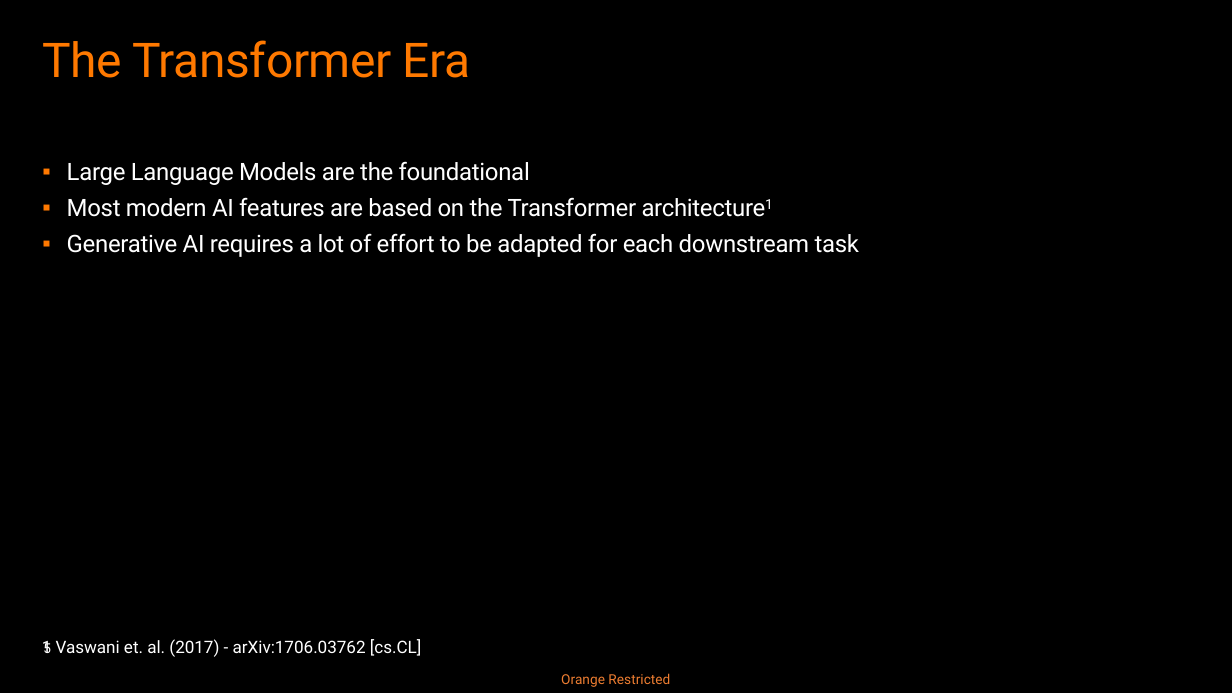
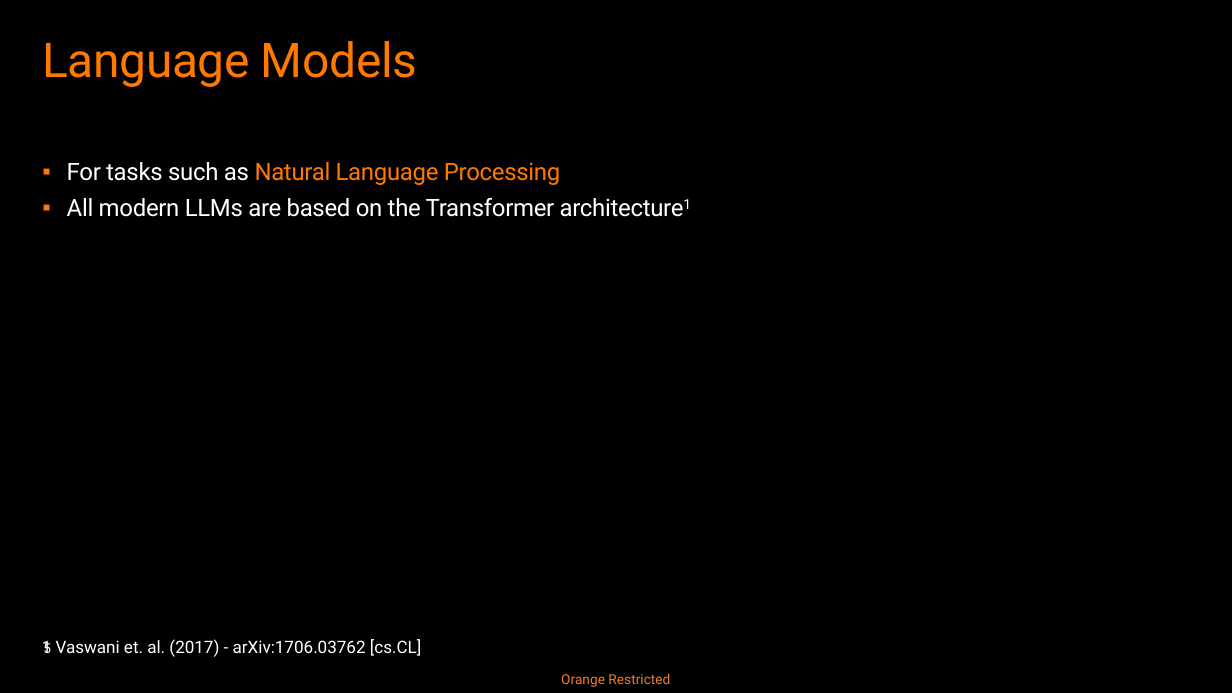
Before and after one commit to basavyr/peft-training, a slide deck: slide 5 of presentation/LORA-RPoenaru.pptx. Drawn at 1232x693 pixels with LibreOffice and Linux fonts; fonts in the diff are those of the drawing. Boxes give left, top, right and bottom in pixels: in the first picture for what was removed or moved away, otherwise in the second. Text is boxed around its words. In the diff, an @@ line names an element or a change of style, - is before the commit and + after.

```diff
--- a/presentation/LORA-RPoenaru.pptx
+++ b/presentation/LORA-RPoenaru.pptx
@@ title at box(42, 41, 417, 87): text changed @@
-The Transformer Era
+Language Models
@@ text at box(67, 162, 560, 217): text changed @@
-    ▪ Large Language Models are the foundational
-    ▪ Most modern AI features are based on the Transformer architecture1
-    ▪ Generative AI requires a lot of effort to be adapted for each downstream task
+    ▪ For tasks such as Natural Language Processing
+    ▪ All modern LLMs are based on the Transformer architecture1
```
Also in this commit, not shown: 1 other slide changed.
